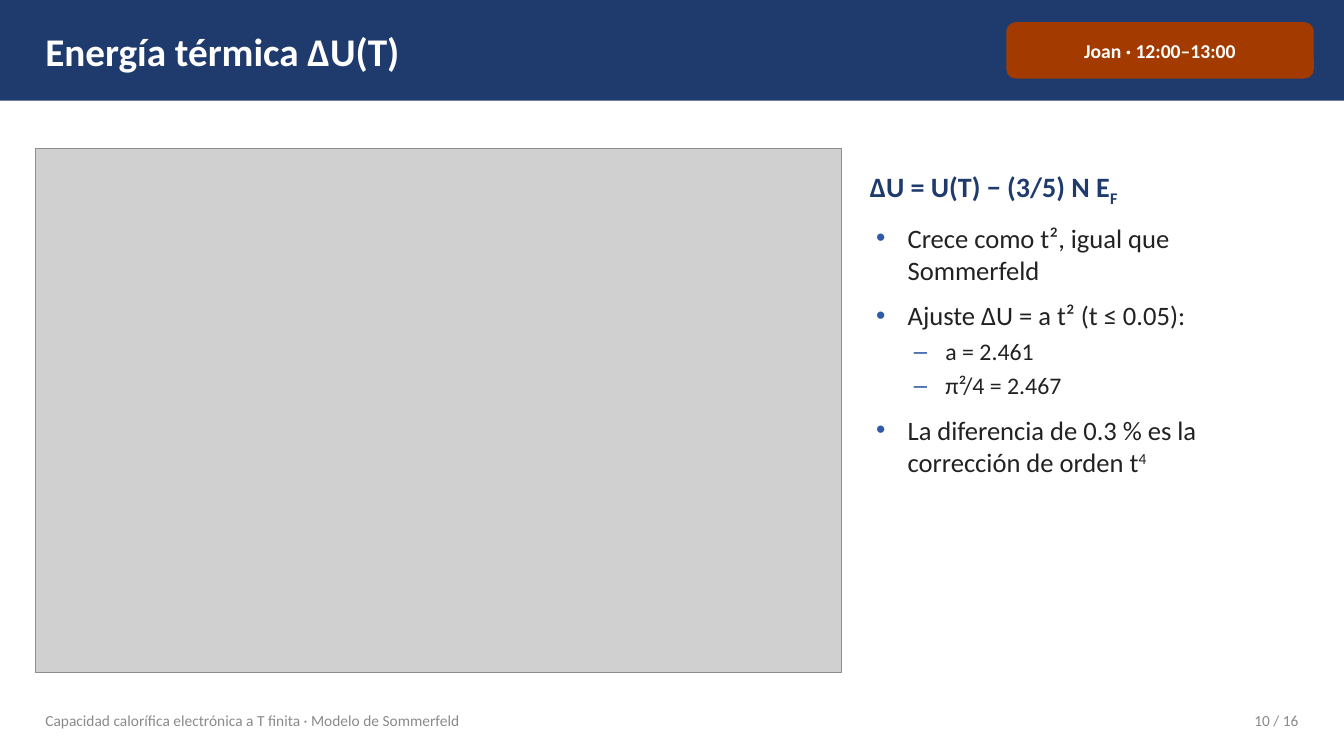
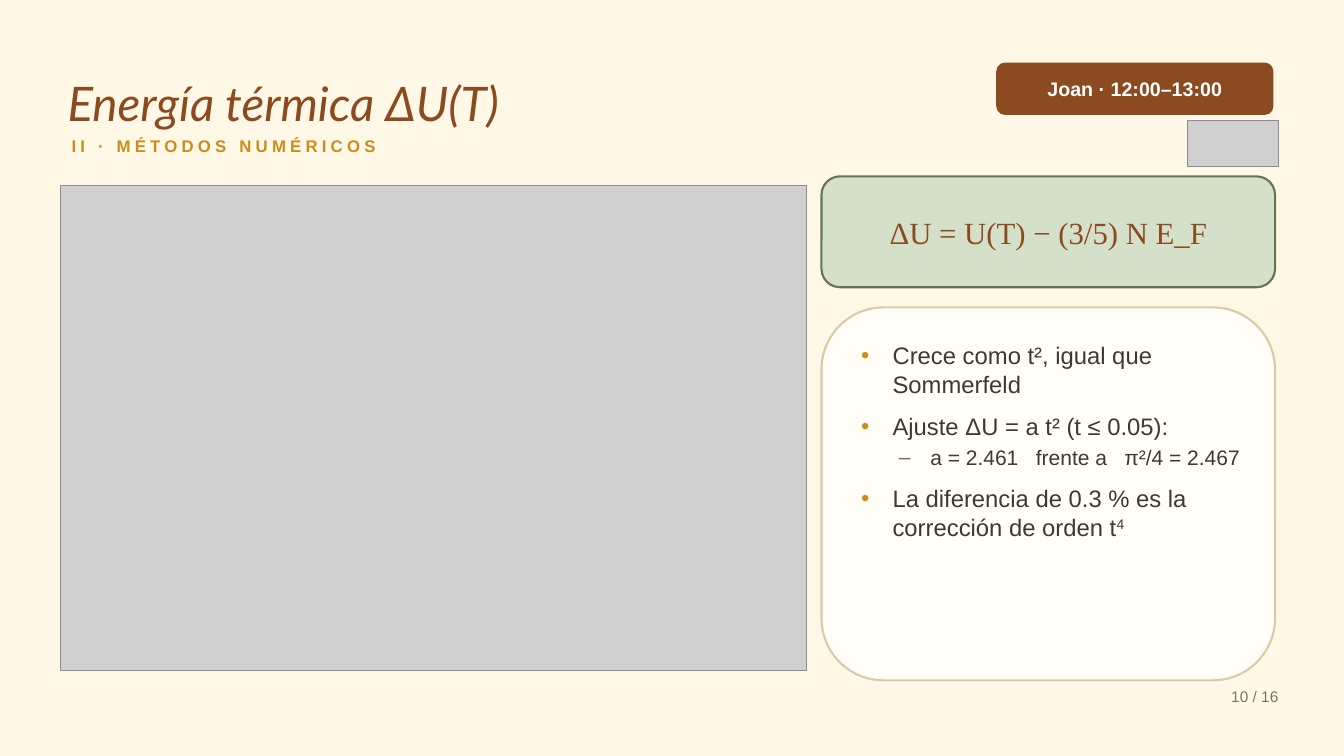
Before and after one commit to SolecitoPunk/capacidad_calorifica, a slide deck: slide 10 of presentacion/presentacion_sommerfeld.pptx. Drawn at 1344x756 pixels with LibreOffice and Linux fonts; fonts in the diff are those of the drawing; grey boxes stand for pictures; background and template pictures are left out. Boxes give left, top, right and bottom in pixels: in the first picture for what was removed or moved away, otherwise in the second. Text is boxed around its words. In the diff, an @@ line names an element or a change of style, - is before the commit and + after.

```diff
--- a/presentacion/presentacion_sommerfeld.pptx
+++ b/presentacion/presentacion_sommerfeld.pptx
@@ background #FFFFFF to picture (left out) @@
@@ rectangle removed at [0, 0, 1344, 101] @@
@@ text "Energía térmica ΔU(T)": place and size @@
-text "Energía térmica ΔU(T)" at [45, 37, 399, 73]
+text "Energía térmica ΔU(T)" at [68, 84, 498, 130]
@@ text "Energía térmica ΔU(T)" at [68, 84, 498, 130]: size 28 to 34 pt, font Calibri to Lato, text colour #FFFFFF to #8B4A20, bold off, italic on; vertical alignment middle to bottom @@
@@ rounded rectangle "Joan · 12:00–13:00": place and size @@
-rounded rectangle "Joan · 12:00–13:00" at [1006, 22, 1314, 79]
+rounded rectangle "Joan · 12:00–13:00" at [996, 63, 1273, 115]
@@ rounded rectangle "Joan · 12:00–13:00" at [996, 63, 1273, 115]: font Calibri to Arial; fill #A33B00 to #8B4A20 @@
@@ text added at [72, 139, 375, 152], 12 pt, text #C98E1C, bold @@
+II · MÉTODOS NUMÉRICOS
@@ picture added at [1188, 121, 1278, 166] @@
@@ rounded rectangle added at [822, 176, 1275, 287], fill #D5E0CB, outline #66744F 1.5 pt @@
@@ text in rounded rectangle at [870, 176, 1089, 201]: paragraph removed @@
-ΔU = U(T) − (3/5) N EF
@@ picture: place and size @@
-picture at [35, 149, 842, 674]
+picture at [60, 186, 807, 670]
@@ text added at [890, 223, 1207, 250], 22 pt, text #8B4A20 @@
+ΔU = U(T) − (3/5) N E_F
@@ rounded rectangle "Crece como t², igual que ...": place and size @@
-rounded rectangle "Crece como t², igual que ..." at [870, 176, 1196, 472]
+rounded rectangle "Crece como t², igual que ..." at [822, 308, 1275, 681]
@@ rounded rectangle "Crece como t², igual que ..." at [822, 308, 1275, 681]: fill none to #FFFDF5; outline none to #D8CCA8 1.5 pt @@
@@ text in rounded rectangle at [893, 346, 1187, 537]: size 19 to 17 pt, font Calibri to Arial, text colour #222222 to #3B3A33 in "Crece como t², igual que Sommerfeld", "Ajuste ΔU = a t² (t ≤ ...", "La diferencia de 0.3 % es la ..."; bullet colour #2E5AA8 to #C98E1C @@
@@ text in rounded rectangle at [930, 449, 1240, 465]: text changed; size 17 to 15 pt; font Calibri to Arial; text colour #222222 to #3B3A33 @@
-– a = 2.461
-– π²/4 = 2.467
+– a = 2.461 frente a π²/4 = 2.467
@@ text "10 / 16": place and size @@
-text "10 / 16" at [1254, 715, 1299, 726]
+text "10 / 16" at [1231, 691, 1278, 702]
@@ text "10 / 16" at [1231, 691, 1278, 702]: font Calibri to Arial, text colour #8A8A8A to #7A7462 @@
@@ text removed at [45, 715, 460, 729] @@
-Capacidad calorífica electrónica a T finita · Modelo de Sommerfeld
```
Also in this commit, not shown: 15 other slides changed, 19 other files.
